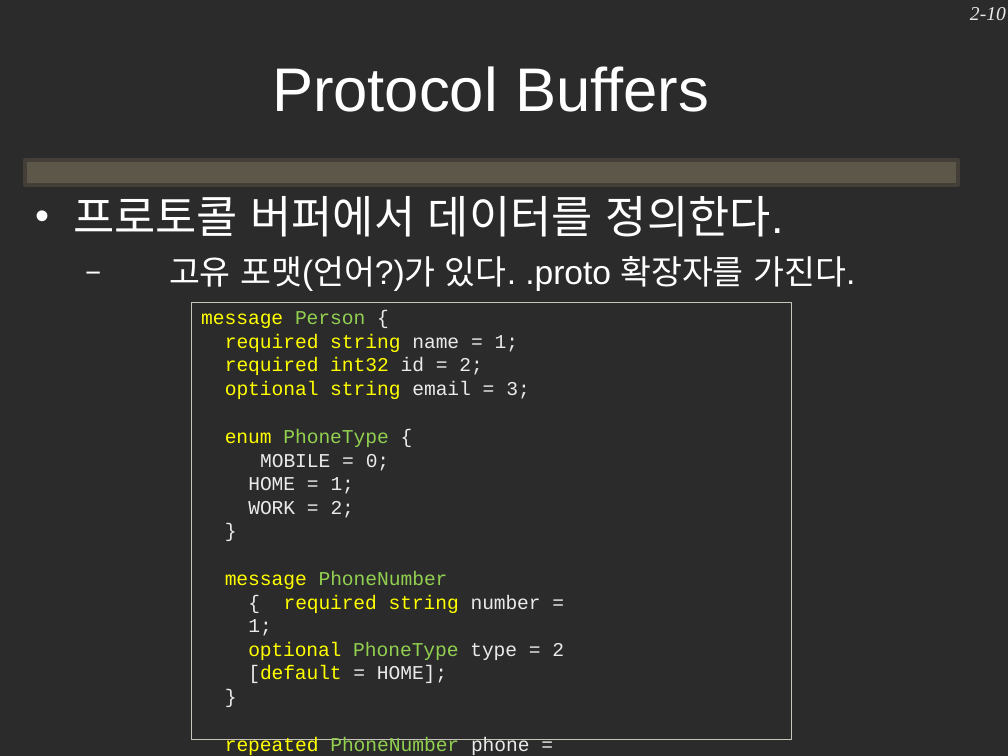
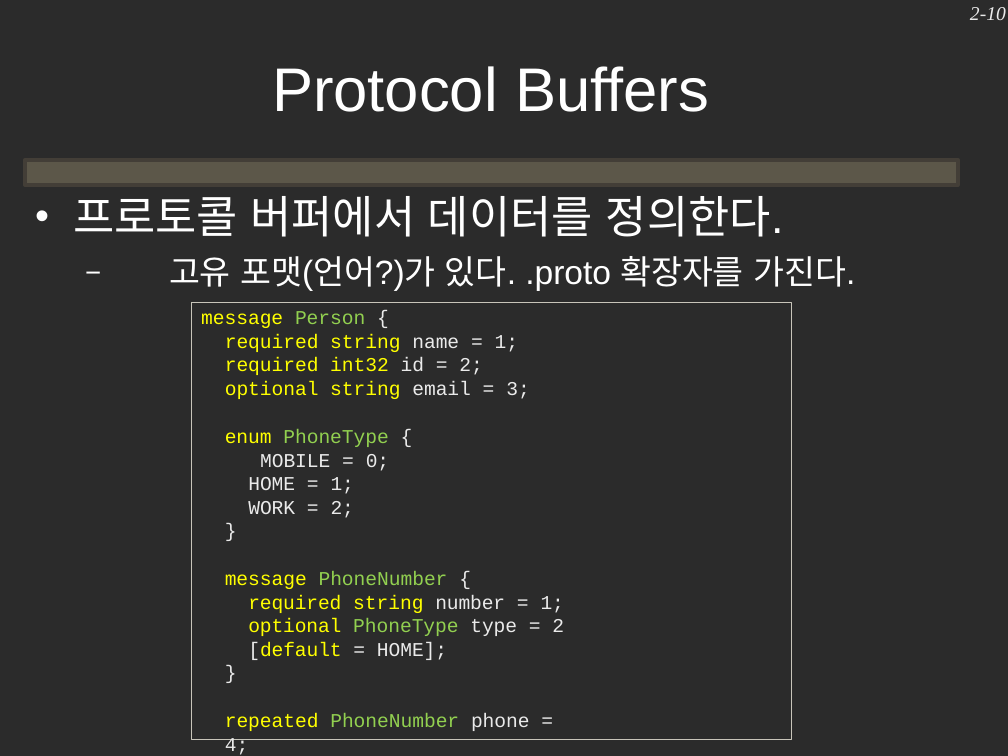
Before and after one commit to kkh3a4a/GameNetWork_Aducation, a slide deck: slide 10 of 수업/20_more.pptx. Drawn at 1008x756 pixels with LibreOffice and Linux fonts; fonts in the diff are those of the drawing; background and template pictures are left out; a plain dark background stands for a picture behind light text. Boxes give left, top, right and bottom in pixels: in the first picture for what was removed or moved away, otherwise in the second. Text is boxed around its words. In the diff, an @@ line names an element or a change of style, - is before the commit and + after.

```diff
--- a/수업/20_more.pptx
+++ b/수업/20_more.pptx
@@ text in rectangle at [225,571,564,613]: text changed @@
-message PhoneNumber { required string number = 1;
+message PhoneNumber {
+required string number = 1;
```
Also in this commit, not shown: 2 other slides changed, 14 other files.
